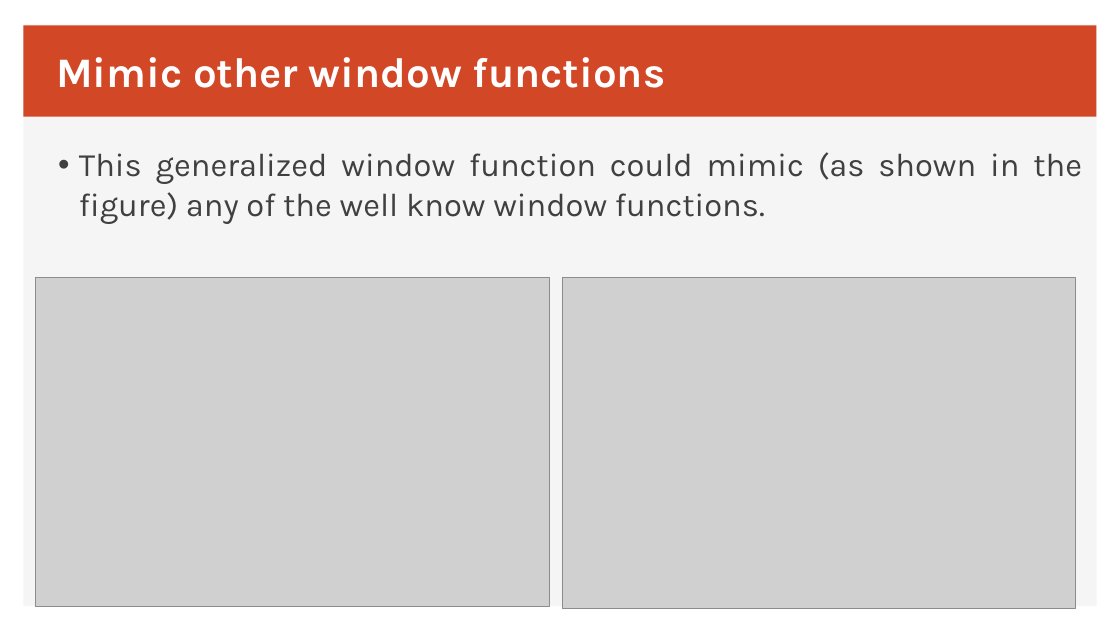
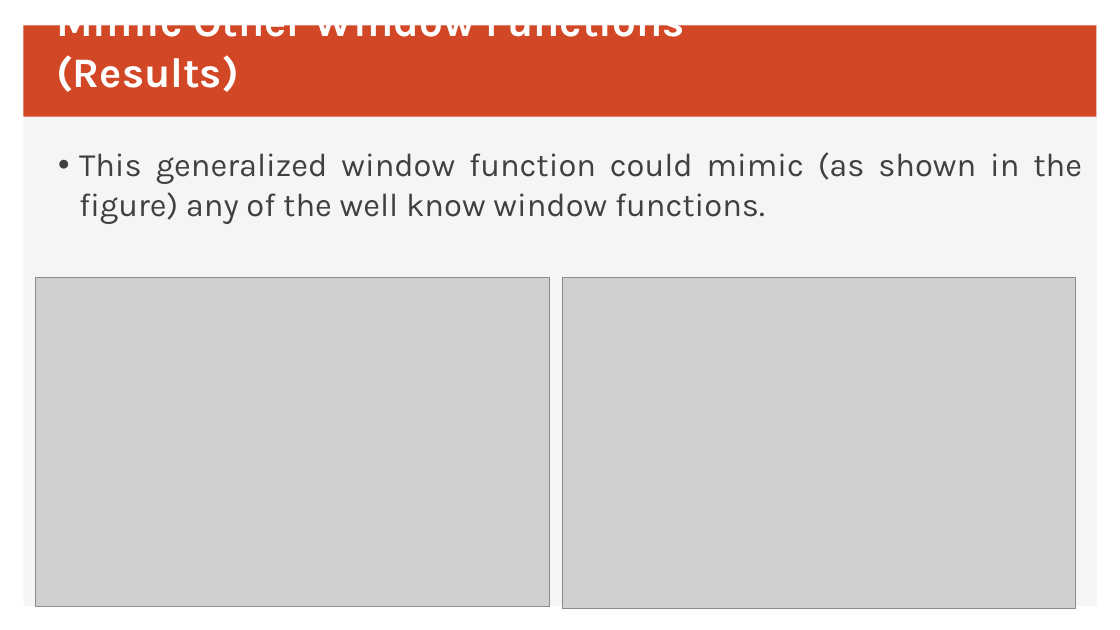
Before and after one commit to EmbDSP/GAP, a slide deck: slide 9 of GAP_Window.pptx. Drawn at 1120x630 pixels with LibreOffice and Linux fonts; fonts in the diff are those of the drawing; grey boxes stand for pictures. Boxes give left, top, right and bottom in pixels: in the first picture for what was removed or moved away, otherwise in the second. Text is boxed around its words. In the diff, an @@ line names an element or a change of style, - is before the commit and + after.

```diff
--- a/GAP_Window.pptx
+++ b/GAP_Window.pptx
@@ text at <box>56,25,684,92</box>: text changed @@
-Mimic other window functions
+Mimic Other Window Functions (Results)
```
Also in this commit, not shown: 10 other slides changed, 1 other file.
